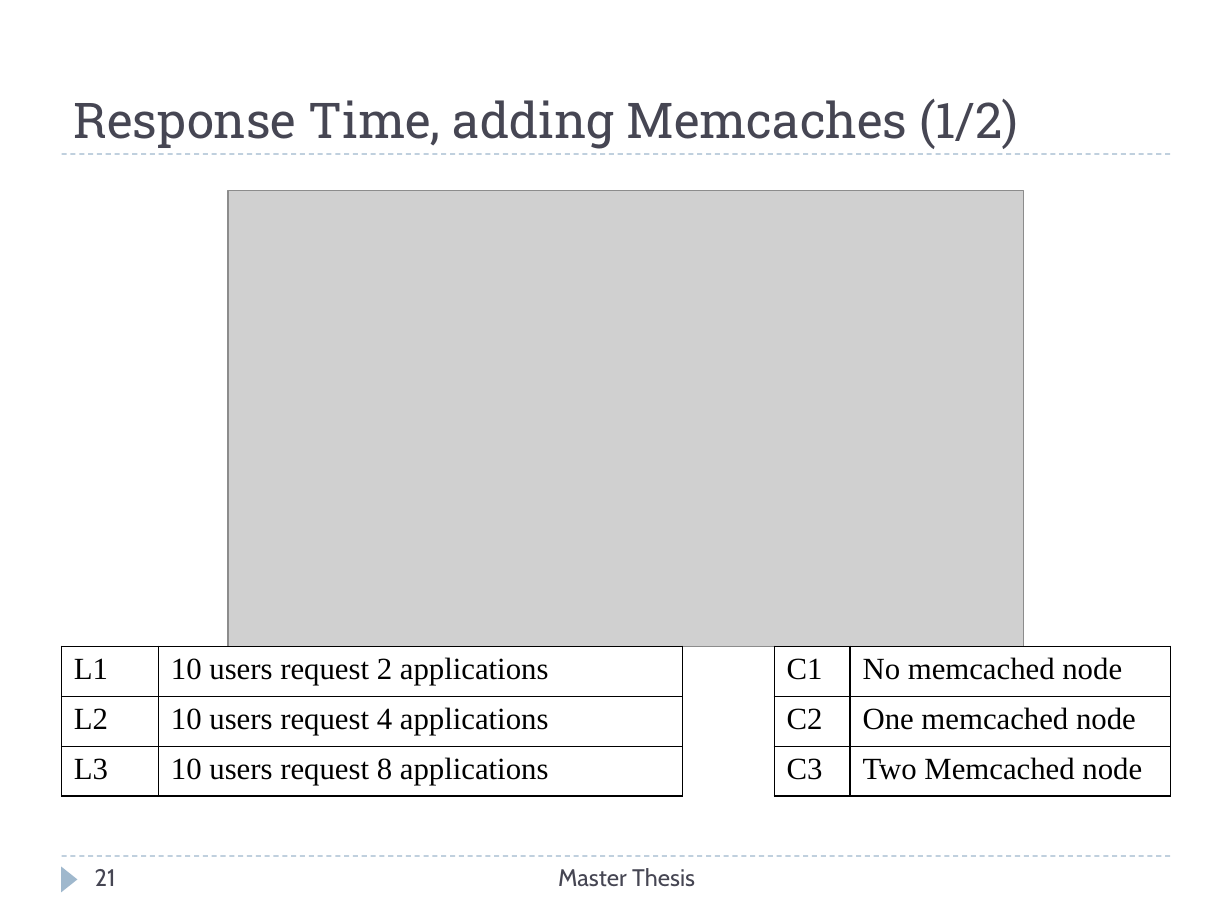
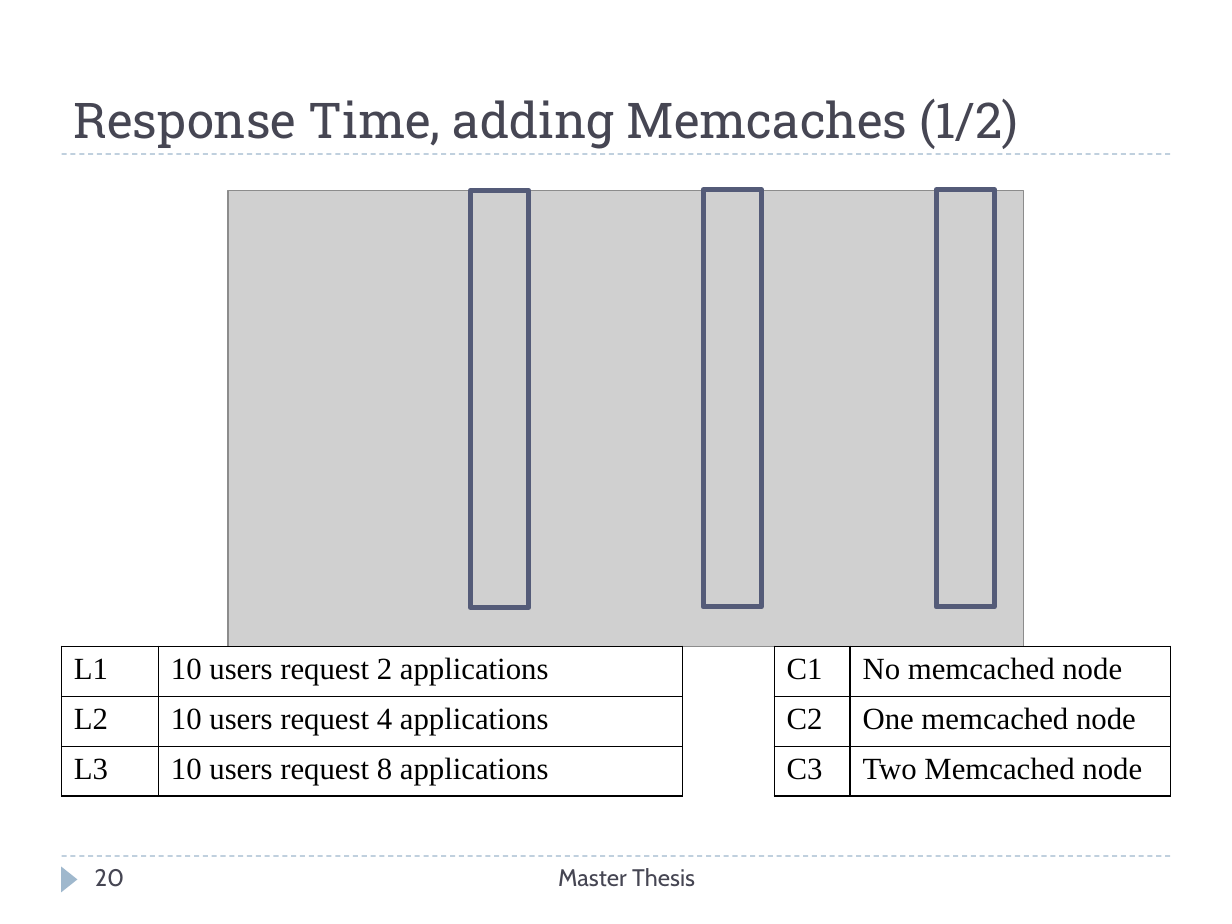
Before and after one commit to Christos-Papoulas/master_thesis, a slide deck: slide 20 of presentation/presentation.pptx (slide 21 before the commit). Drawn at 1232x924 pixels with LibreOffice and Linux fonts; fonts in the diff are those of the drawing; grey boxes stand for pictures. Boxes give left, top, right and bottom in pixels: in the first picture for what was removed or moved away, otherwise in the second. Text is boxed around its words. In the diff, an @@ line names an element or a change of style, - is before the commit and + after.

```diff
--- a/presentation/presentation.pptx
+++ b/presentation/presentation.pptx
@@ rectangle added at bbox=[471, 191, 529, 609], outline #545C79 3 pt @@
@@ rectangle added at bbox=[703, 190, 761, 607], outline #545C79 3 pt @@
@@ rectangle added at bbox=[936, 190, 994, 607], outline #545C79 3 pt @@
@@ page number at bbox=[95, 869, 125, 887]: text changed @@
-21
+20
```
Also in this commit, not shown: 14 other slides changed, 1 slide removed, 10 other files.
